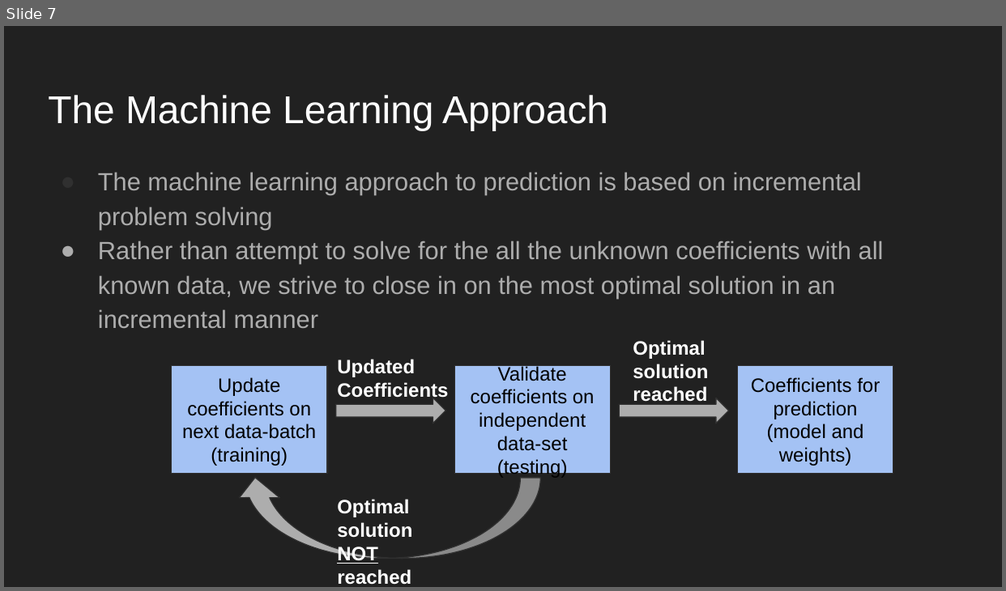
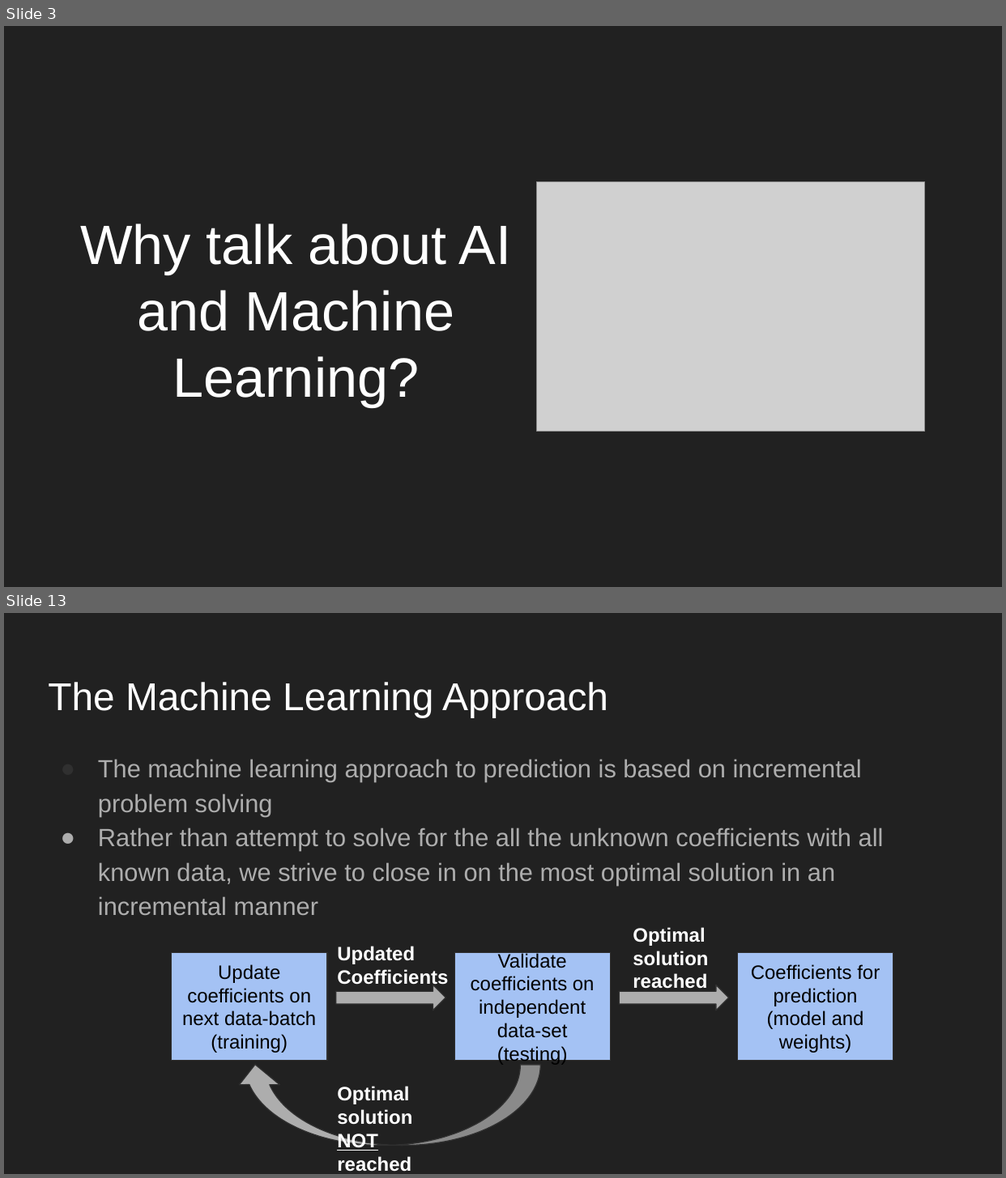
Before and after one commit to dorairajsanjay/vellore_tech_AI_ML_presentation_Feb2020, a slide deck: vit_ml_ai_core_principles_applications.pptx. Shown one above the other, each under a label of ours: slide 7 before the commit, slides 3 and 13 after it; the slides between them are not shown. The pictures are 1006x591 and 1006x1178 pixels, drawn with LibreOffice and Linux fonts; fonts in the diff are those of the drawing; grey boxes stand for pictures. Boxes give left, top, right and bottom in pixels: in the first picture for what was removed or moved away, otherwise in the second. Text is boxed around its words. In the diff, an @@ line names an element or a change of style, - is before the commit and + after.

```diff
--- a/vit_ml_ai_core_principles_applications.pptx
+++ b/vit_ml_ai_core_principles_applications.pptx
@@ slide 3 added at (4,26,1002,587), background #212121 @@
@@ picture added at (537,182,925,431) @@
@@ title added at (80,224,512,408), 40 pt, text #FFFFFF @@
+Why talk about AI and Machine Learning?
@@ what was slide 7 is now slide 13 @@
```
Also in this commit, not shown: 7 slides changed, 13 other slides added, 4 slides removed.
